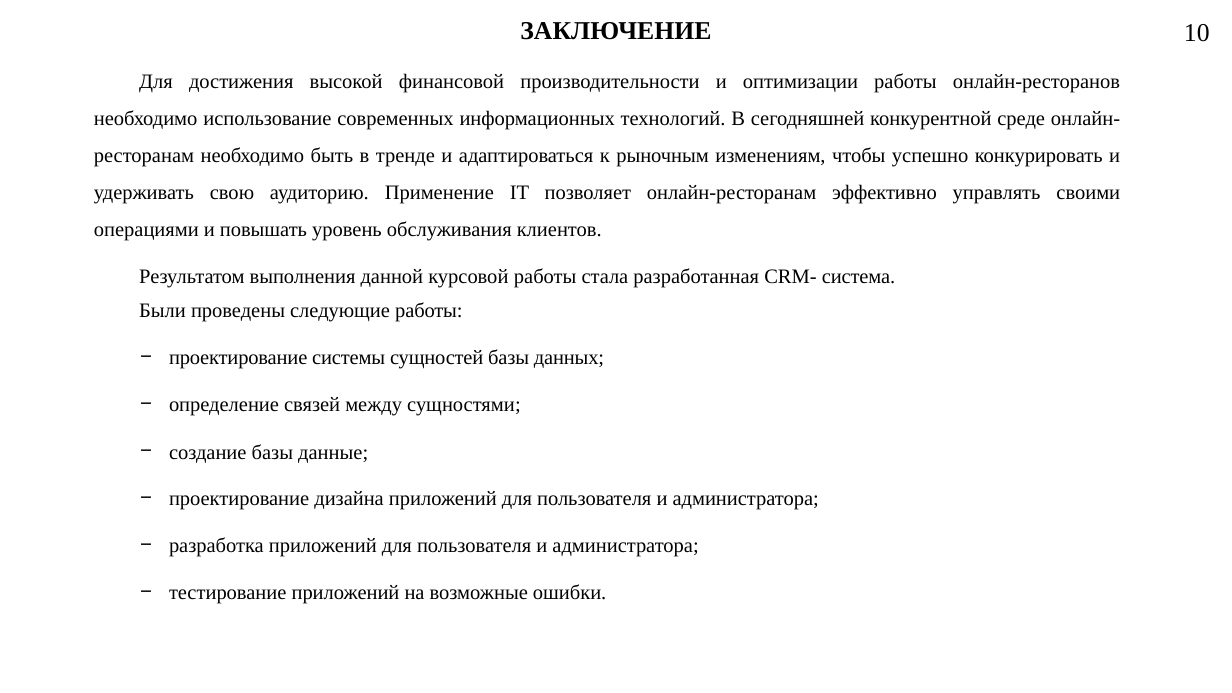
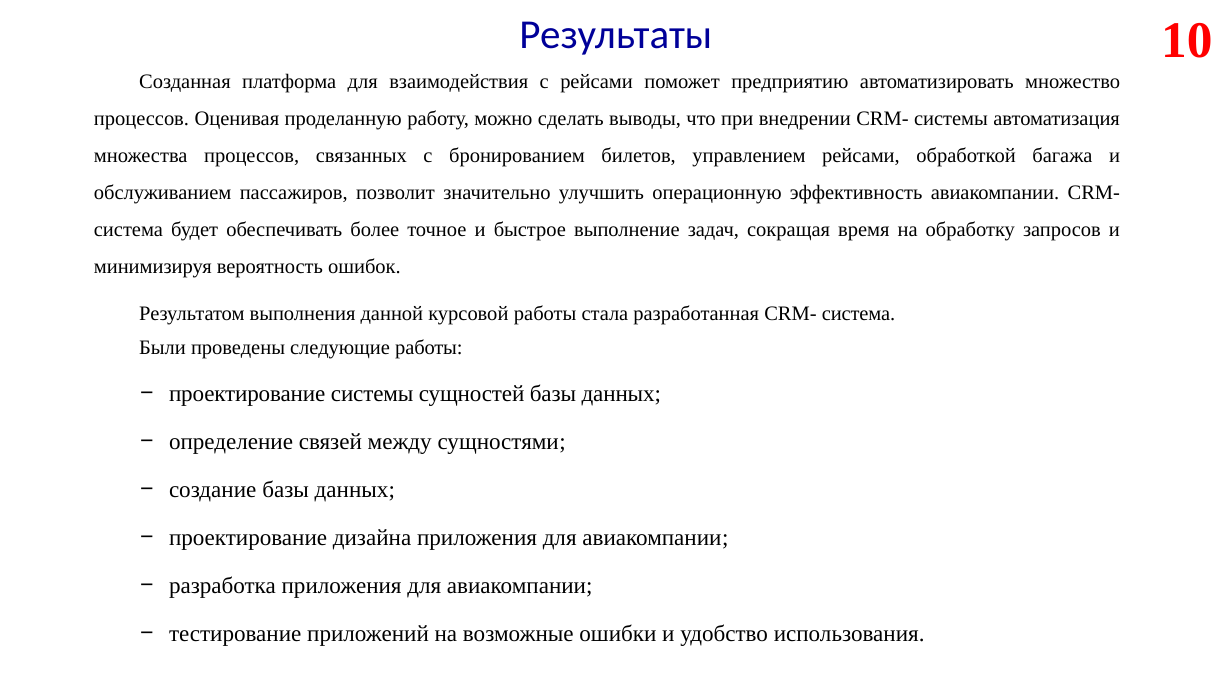
Before and after one commit to Skullester/AirportManager, a slide deck: slide 10 of Презентация.pptx. Drawn at 1232x693 pixels with LibreOffice and Linux fonts; fonts in the diff are those of the drawing. Boxes give left, top, right and bottom in pixels: in the first picture for what was removed or moved away, otherwise in the second. Text is boxed around its words. In the diff, an @@ line names an element or a change of style, - is before the commit and + after.

```diff
--- a/Презентация.pptx
+++ b/Презентация.pptx
@@ title at <box>519,21,712,55</box>: text changed; size 20 to 32 pt; font Times New Roman to Calibri; text colour #000000 to #000099; bold off @@
-ЗАКЛЮЧЕНИЕ
+Результаты
@@ page number at <box>1161,23,1212,58</box>: size 20 to 40 pt, text colour #000000 to #FF0000, bold on @@
@@ text at <box>94,73,1120,278</box>: text changed @@
-Для достижения высокой финансовой производительности и оптимизации работы онлайн-ресторанов необходимо использование современных информационных технологий. В сегодняшней конкурентной среде онлайн-ресторанам необходимо быть в тренде и адаптироваться к рыночным изменениям, чтобы успешно конкурировать и удерживать свою аудиторию. Применение IT позволяет онлайн-ресторанам эффективно управлять своими операциями и повышать уровень обслуживания клиентов.
+Созданная платформа для взаимодействия с рейсами поможет предприятию автоматизировать множество процессов. Оценивая проделанную работу, можно сделать выводы, что при внедрении CRM- системы автоматизация множества процессов, связанных с бронированием билетов, управлением рейсами, обработкой багажа и обслуживанием пассажиров, позволит значительно улучшить операционную эффективность авиакомпании. CRM-система будет обеспечивать более точное и быстрое выполнение задач, сокращая время на обработку запросов и минимизируя вероятность ошибок.
@@ text at <box>169,384,661,454</box>: size 16 to 18 pt in "проектирование системы сущностей базы данных;", "определение связей между сущностями;"; less space between paragraphs @@
@@ text at <box>169,480,925,646</box>: text changed; size 16 to 18 pt @@
-  − создание базы данные;
-  − проектирование дизайна приложений для пользователя и администратора;
-  − разработка приложений для пользователя и администратора;
-  − тестирование приложений на возможные ошибки.
+  − создание базы данных;
+  − проектирование дизайна приложения для авиакомпании;
+  − разработка приложения для авиакомпании;
+  − тестирование приложений на возможные ошибки и удобство использования.
```
Also in this commit, not shown: 7 other slides changed, 8 slides added, 8 slides removed.
